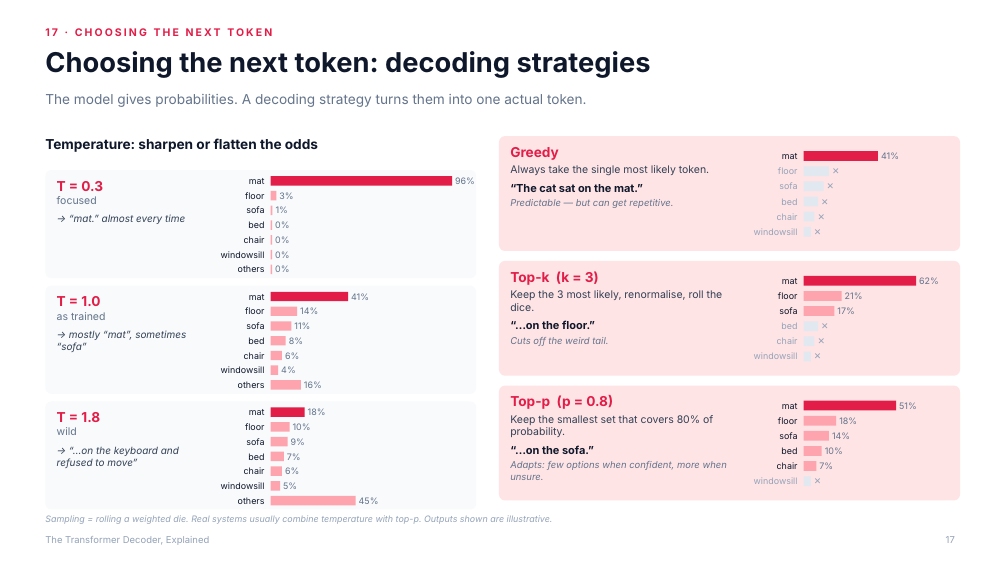
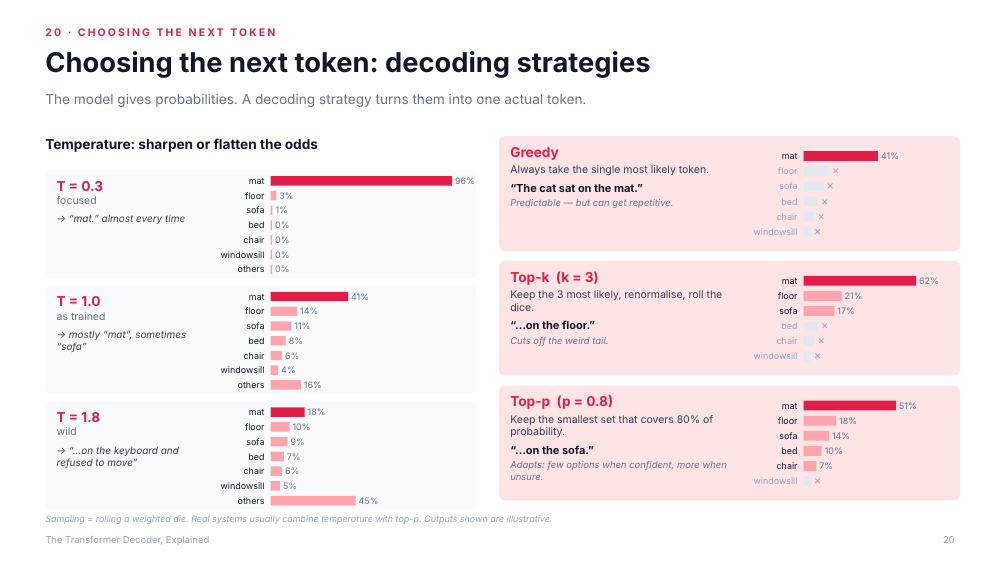
Before and after one commit to altafr/transformer, a slide deck: slide 20 of slides/transformer-decoder-explained.pptx (slide 17 before the commit). Drawn at 1008x567 pixels with LibreOffice and Linux fonts; fonts in the diff are those of the drawing. Boxes give left, top, right and bottom in pixels: in the first picture for what was removed or moved away, otherwise in the second. Text is boxed around its words. In the diff, an @@ line names an element or a change of style, - is before the commit and + after.

```diff
--- a/slides/transformer-decoder-explained.pptx
+++ b/slides/transformer-decoder-explained.pptx
@@ text at bbox=[45, 28, 275, 36]: text changed @@
-17 · CHOOSING THE NEXT TOKEN
+20 · CHOOSING THE NEXT TOKEN
@@ page number at bbox=[943, 536, 955, 543]: text changed @@
-17
+20
```
Also in this commit, not shown: 12 other slides changed, 6 slides added, 2 other files.
